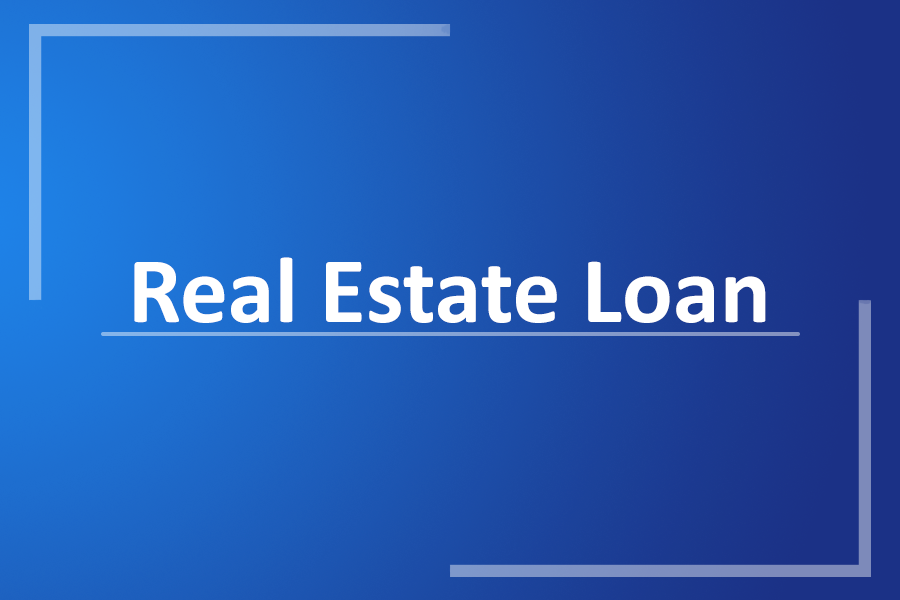
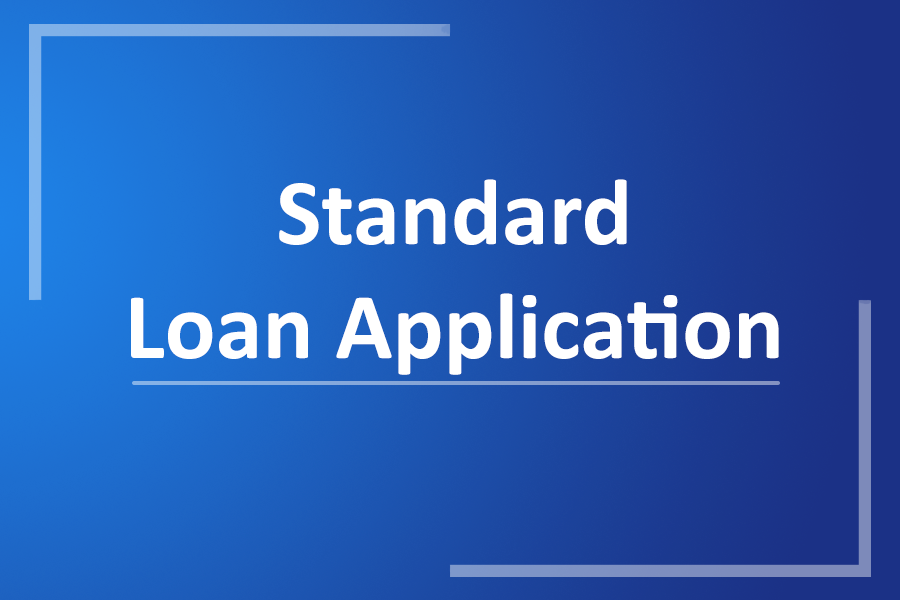
Layered file, before and after one edit (900 × 600). Changes by layer:
painted on "Rectangle 2" over [101, 332, 800, 385]
renamed "Real Estate Loan" to "Standard Loan Application", painted on it over [131, 179, 779, 375]
